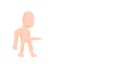
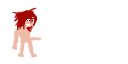
Layers edited between the first and the second 128 x 64 image:
added layer "hairf5" above "hairf4" over [12, 7, 38, 32]
showed "eyes4" over [26, 18, 34, 21]
added layer "mouth1" above "eyes2" over [26, 19, 31, 26]
painted on "base_skin" over [12, 10, 42, 57]
